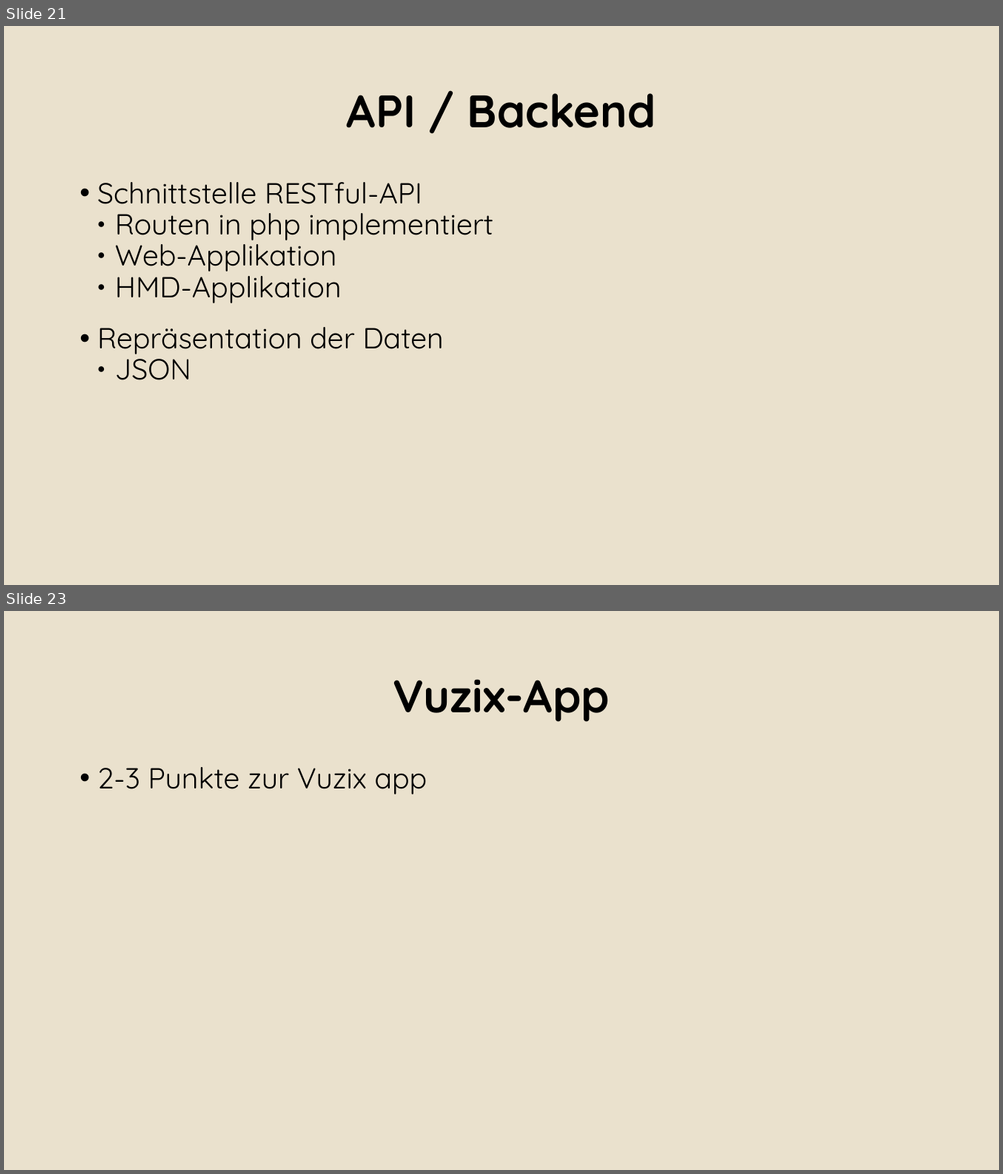
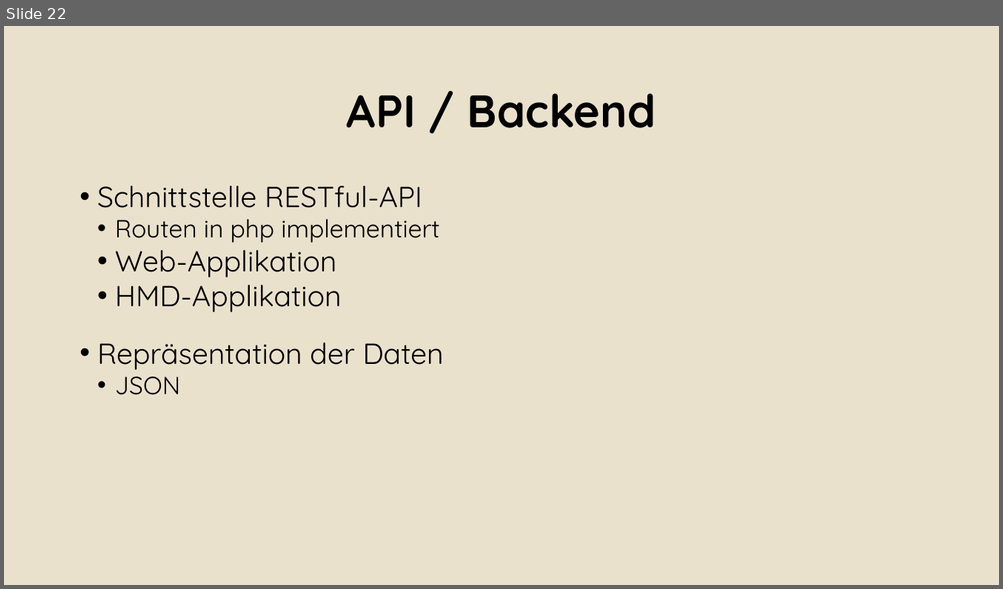
Before and after one commit to Alergeek/Dokumentation, a slide deck: Docs/AbschlussPräsi_lo.pptx. Shown one above the other, each under a label of ours: slides 21 and 23 before the commit, slide 22 after it; the slides between them are not shown. The pictures are 1003x1174 and 1003x589 pixels, drawn with LibreOffice and Linux fonts; fonts in the diff are those of the drawing; background and template pictures are left out. Boxes give left, top, right and bottom in pixels: in the first picture for what was removed or moved away, otherwise in the second. Text is boxed around its words. In the diff, an @@ line names an element or a change of style, - is before the commit and + after.

Commit message:
added Vuzix and Frontend

```diff
--- a/Docs/AbschlussPräsi_lo.pptx
+++ b/Docs/AbschlussPräsi_lo.pptx
@@ slide 23 removed at [4,611,999,1170], background #EAE1CD @@
@@ text removed at [393,679,609,722] @@
-Vuzix-App
@@ text removed at [97,767,427,795] @@
-• 2-3 Punkte zur Vuzix app
@@ what was slide 21 is now slide 22 @@
@@ slide 22 changed as well @@
@@ text "Schnittstelle RESTful-API" at [97,186,444,395]: size 28 to 24 pt in "Routen in php implementiert", "JSON"; line spacing 0.9 to 1; bullet ● to • @@
```
Also in this commit, not shown: 2 other slides changed, 3 slides added, 1 other slide removed.
